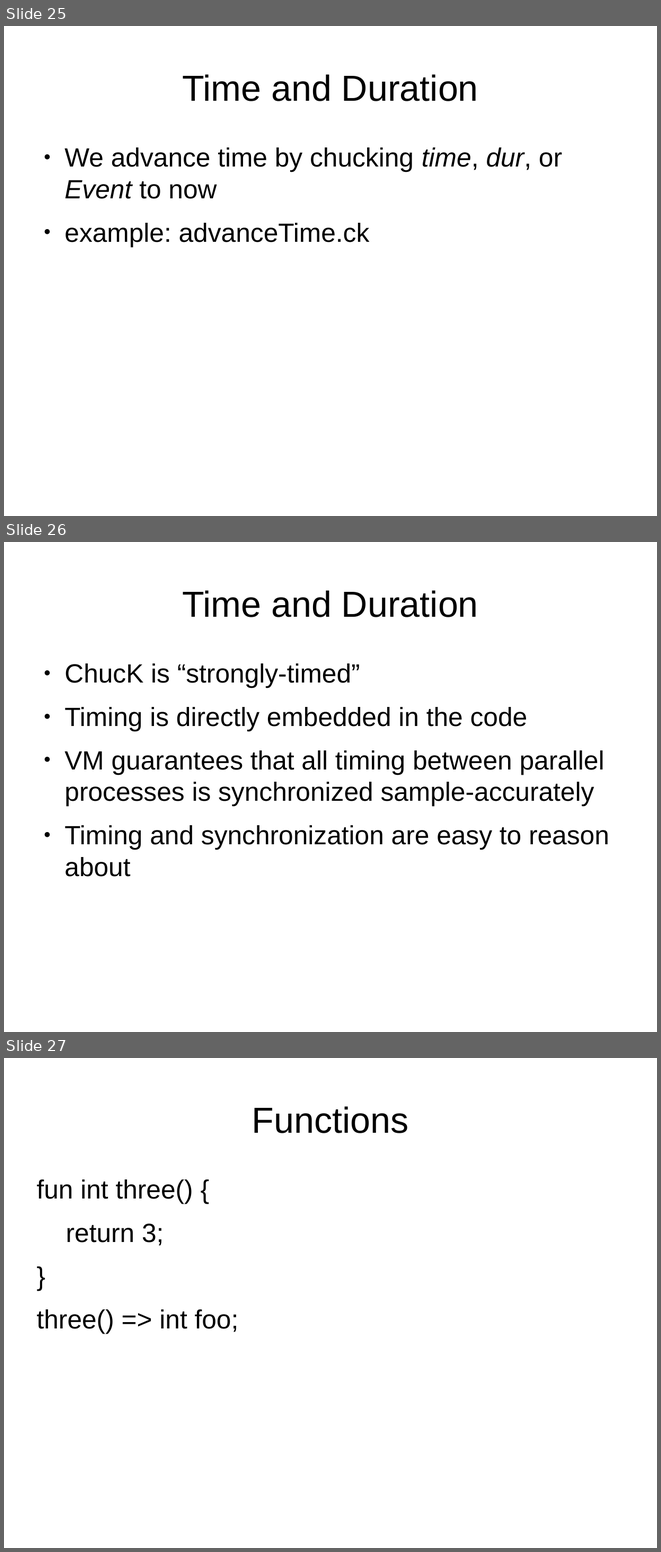
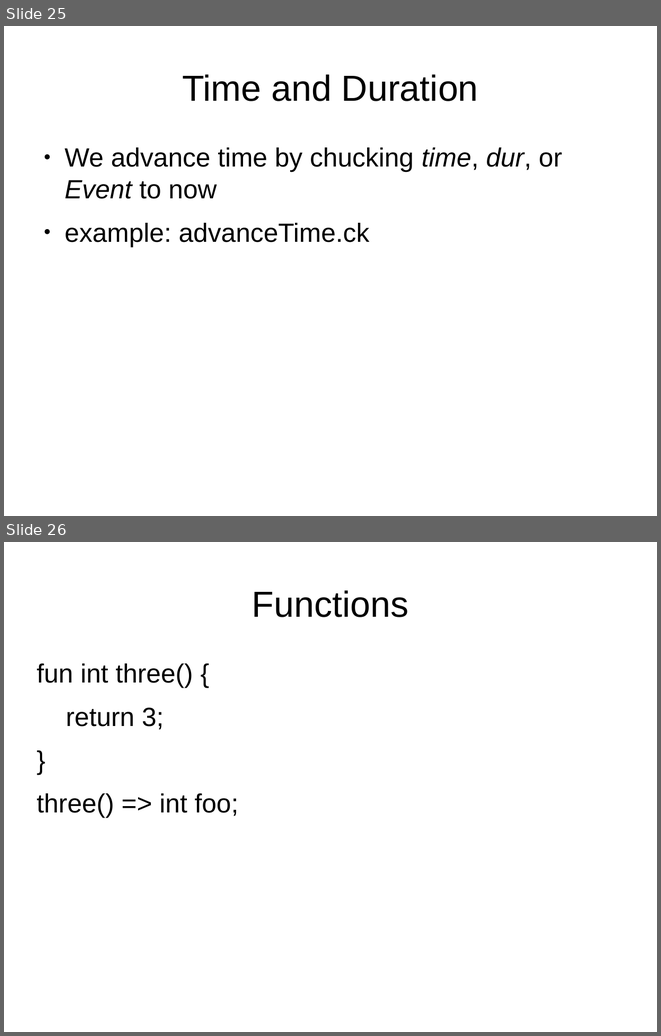
Before and after one commit to briansorahan/txlf-2013-chuck-talk, a slide deck: ChuckTalk.odp. Shown one above the other, each under a label of ours: slides 25, 26 and 27 before the commit, slides 25 and 26 after it. The pictures are 661x1552 and 661x1036 pixels, drawn with LibreOffice and Linux fonts; fonts in the diff are those of the drawing. Boxes give left, top, right and bottom in pixels: in the first picture for what was removed or moved away, otherwise in the second. Text is boxed around its words. In the diff, an @@ line names an element or a change of style, - is before the commit and + after.

```diff
--- a/ChuckTalk.odp
+++ b/ChuckTalk.odp
@@ slide 26 removed at (4,542,657,1032), background #FFFFFF @@
@@ title removed at (182,590,478,617) @@
-Time and Duration
@@ text removed at (64,663,609,876) @@
-● ChucK is “strongly-timed”
-● Timing is directly embedded in the code
-● VM guarantees that all timing between parallel processes is synchronized sample-accurately
-● Timing and synchronization are easy to reason about
@@ what was slide 27 is now slide 26 @@
```
Also in this commit, not shown: 4 slides changed, 6 other files.
